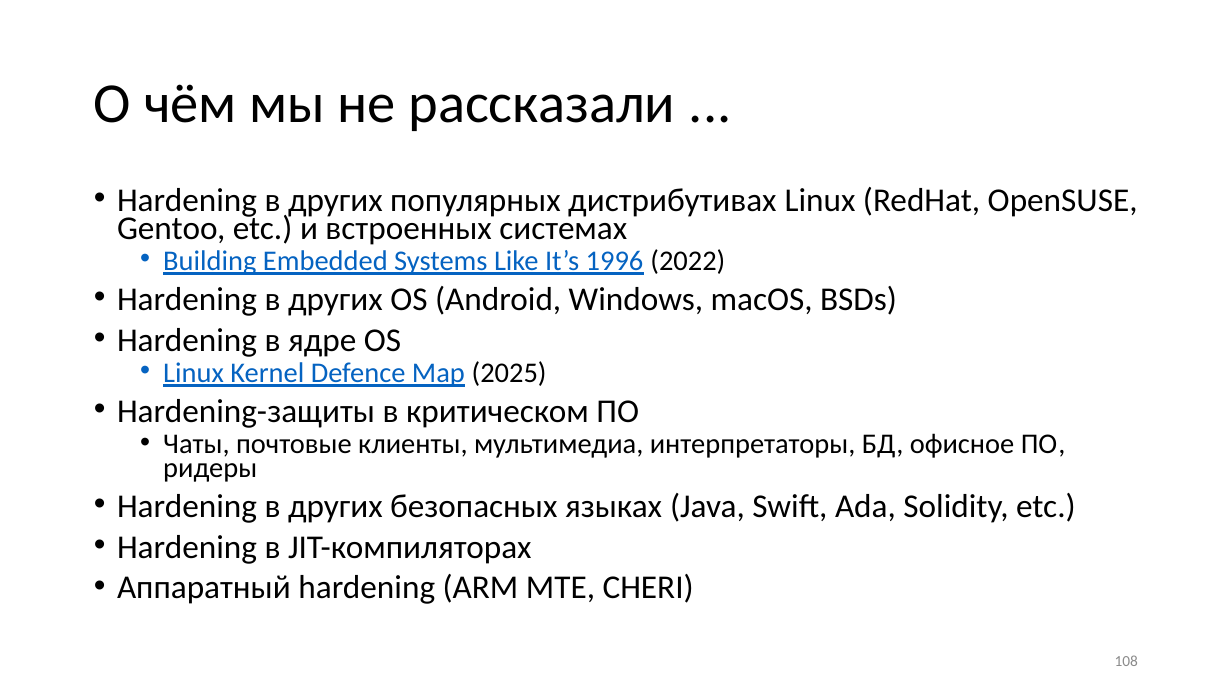
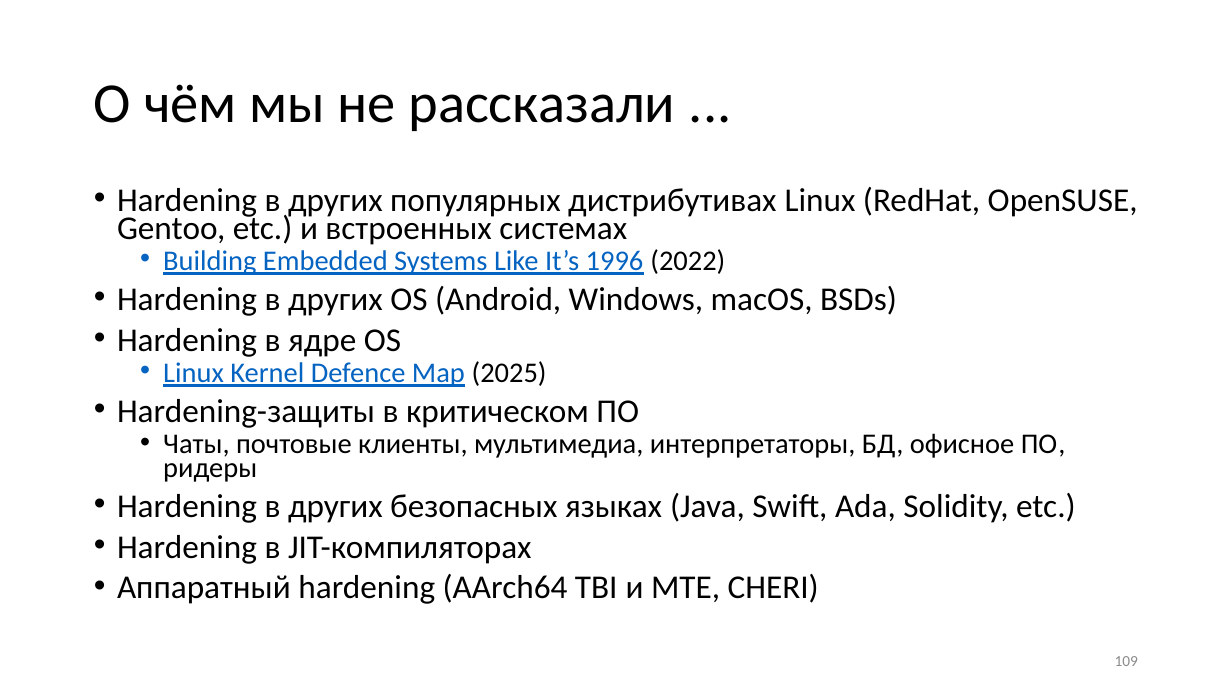
Before and after one commit to yugr/slides, a slide deck: slide 109 of CppZeroCost/2025/RU.pptx (slide 108 before the commit). Drawn at 1232x693 pixels with LibreOffice and Linux fonts; fonts in the diff are those of the drawing. Boxes give left, top, right and bottom in pixels: in the first picture for what was removed or moved away, otherwise in the second. Text is boxed around its words. In the diff, an @@ line names an element or a change of style, - is before the commit and + after.

```diff
--- a/CppZeroCost/2025/RU.pptx
+++ b/CppZeroCost/2025/RU.pptx
@@ text at (x1=117, y1=574, x2=819, y2=604): text changed @@
-• Аппаратный hardening (ARM MTE, CHERI)
+• Аппаратный hardening (AArch64 TBI и MTE, CHERI)
@@ page number at (x1=1115, y1=656, x2=1138, y2=666): text changed @@
-108
+109
```
Also in this commit, not shown: 36 other slides changed, 1 slide added, 4 other files.
